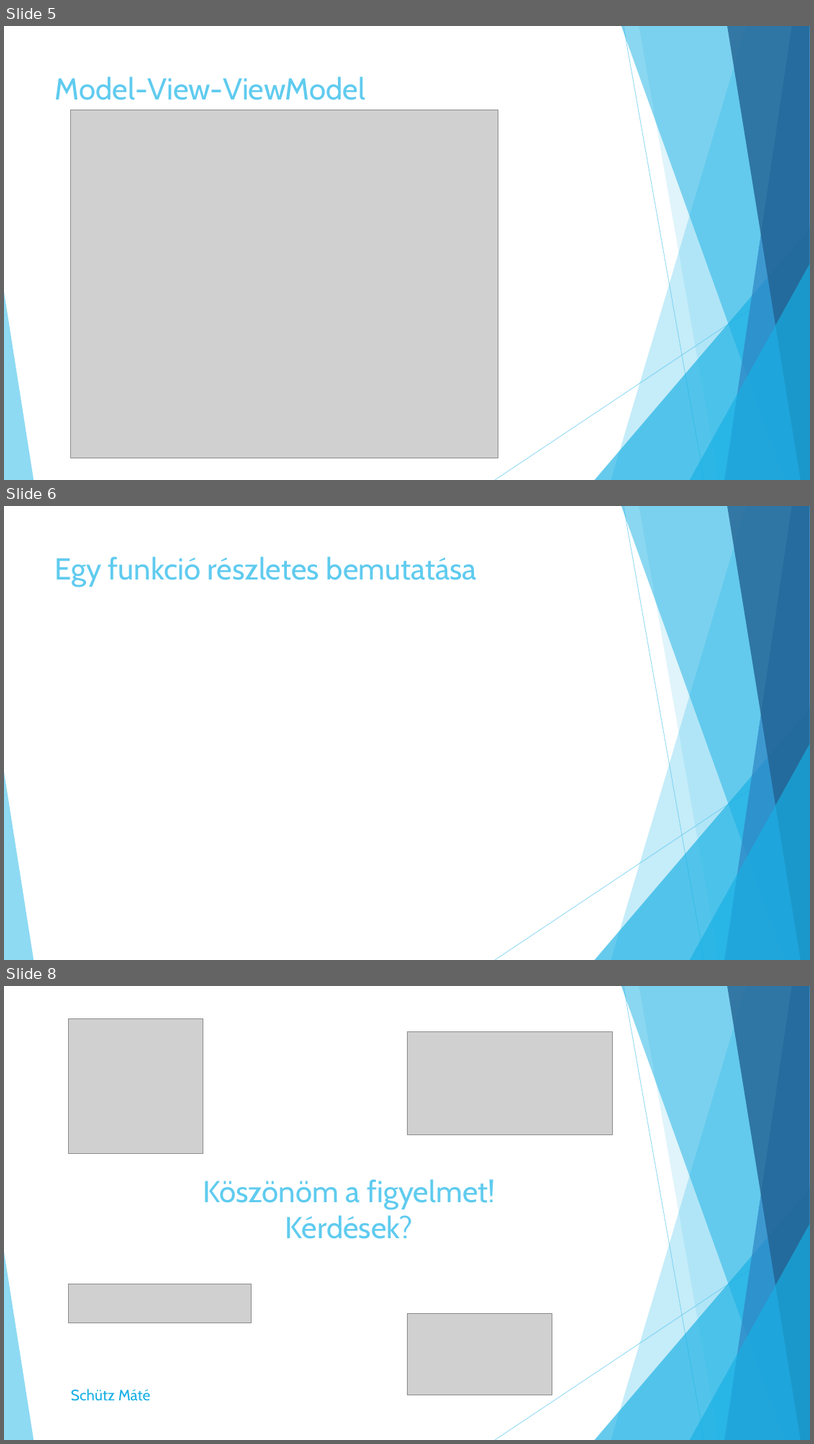
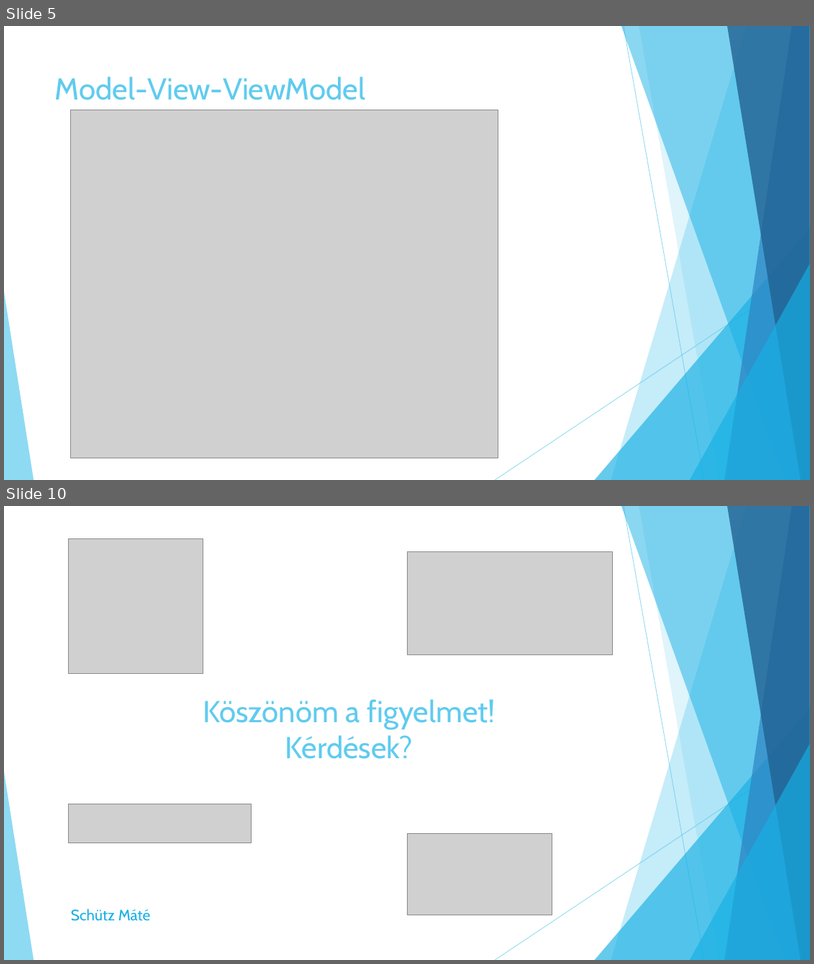
Before and after one commit to Maxtr0n/ShoppingListAndroid, a slide deck: bemutato.pptx. Shown one above the other, each under a label of ours: slides 5, 6 and 8 before the commit, slides 5 and 10 after it; the slides between them are not shown. The pictures are 814x1444 and 814x964 pixels, drawn with LibreOffice and Linux fonts; fonts in the diff are those of the drawing; grey boxes stand for pictures. Boxes give left, top, right and bottom in pixels: in the first picture for what was removed or moved away, otherwise in the second. Text is boxed around its words. In the diff, an @@ line names an element or a change of style, - is before the commit and + after.

```diff
--- a/bemutato.pptx
+++ b/bemutato.pptx
@@ slide 6 removed at (x1=4, y1=506, x2=810, y2=960), background #FFFFFF; not listed: 10 template elements that a slide beside it also shows @@
@@ title removed at (x1=55, y1=556, x2=477, y2=587) @@
-Egy funkció részletes bemutatása
@@ what was slide 8 is now slide 10 @@
```
Also in this commit, not shown: 3 slides changed, 3 slides added, 3 other files.
